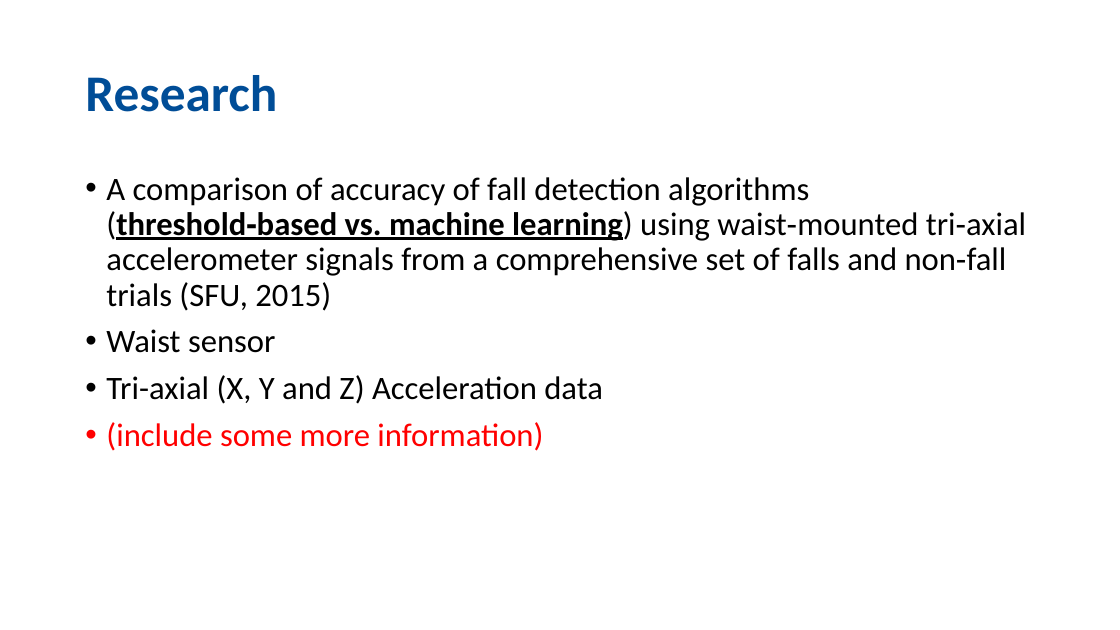
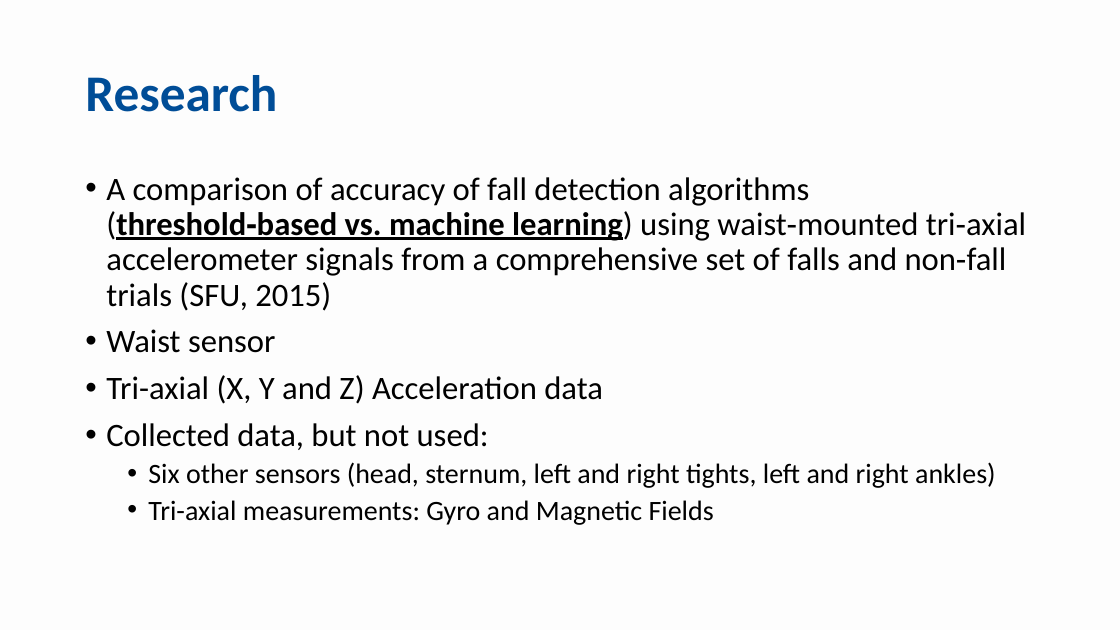
Before and after one commit to mdrmuhaimin/BigData2, a slide deck: slide 3 of docs/FallDetection.pptx. Drawn at 1120x630 pixels with LibreOffice and Linux fonts; fonts in the diff are those of the drawing. Boxes give left, top, right and bottom in pixels: in the first picture for what was removed or moved away, otherwise in the second. Text is boxed around its words. In the diff, an @@ line names an element or a change of style, - is before the commit and + after.

Commit message:
final version of presentation

```diff
--- a/docs/FallDetection.pptx
+++ b/docs/FallDetection.pptx
@@ background #FFFFFF to #FDFDFD @@
@@ text at (106, 423, 996, 525): text changed; size 28 to 24 pt; text colour #FF0000 to #000000 @@
-• (include some more information)
+• Collected data, but not used:
+  • Six other sensors (head, sternum, left and right tights, left and right ankles)
+  • Tri-axial measurements: Gyro and Magnetic Fields
```
Also in this commit, not shown: 3 other slides changed, 2 slides added, 3 slides removed.
